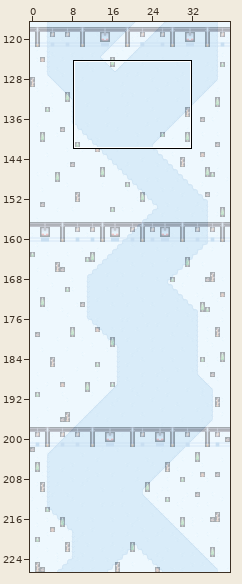
LDtk project: ski.ldtk. The picture above shows the old version from afar; the outline marks the close-up.
Close-up. Old version:
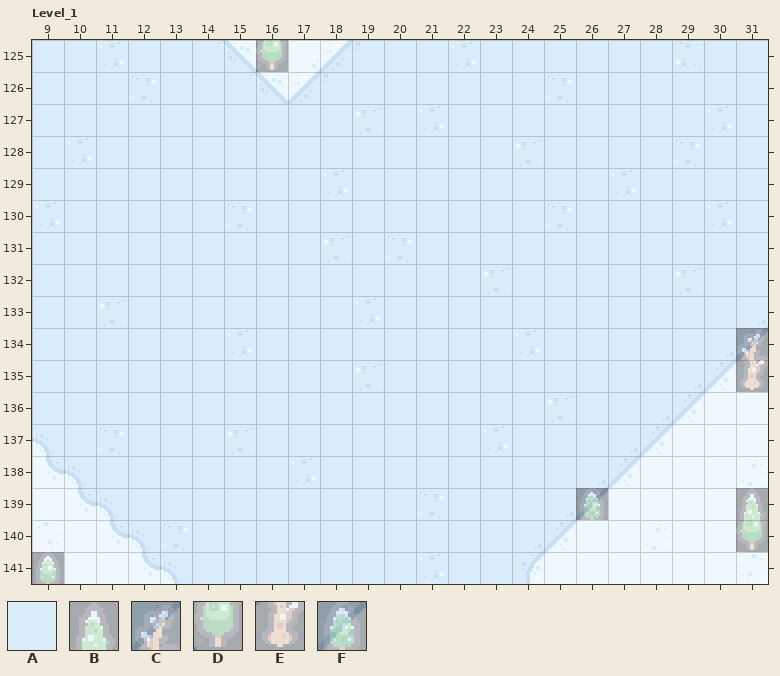
Cells are 16x16 px. Shown: Level_1 x 9..31, y 125..141. The commit also changed other parts of the map, which this record leaves out.
Key: from "SkiTiles": A 0, B 6, C 7, D 18, E 19, F 30.
_ is an empty cell.
Layers that did not change in this view are not listed.
Layer "Layer_1" before, first column x 9:
125 AAAAAAADAAAAAAAAAAAAAAA
126 AAAAAAAAAAAAAAAAAAAAAAA
127 AAAAAAAAAAAAAAAAAAAAAAA
128 AAAAAAAAAAAAAAAAAAAAAAA
129 AAAAAAAAAAAAAAAAAAAAAAA
130 AAAAAAAAAAAAAAAAAAAAAAA
131 AAAAAAAAAAAAAAAAAAAAAAA
132 AAAAAAAAAAAAAAAAAAAAAAA
133 AAAAAAAAAAAAAAAAAAAAAAA
134 AAAAAAAAAAAAAAAAAAAAAAC
135 AAAAAAAAAAAAAAAAAAAAAAE
136 AAAAAAAAAAAAAAAAAAAAAAA
137 AAAAAAAAAAAAAAAAAAAAAAA
138 AAAAAAAAAAAAAAAAAAAAAAA
139 AAAAAAAAAAAAAAAAAFAAAAB
140 AAAAAAAAAAAAAAAAAAAAAAD
141 FAAAAAAAAAAAAAAAAAAAAAA
Once edited:
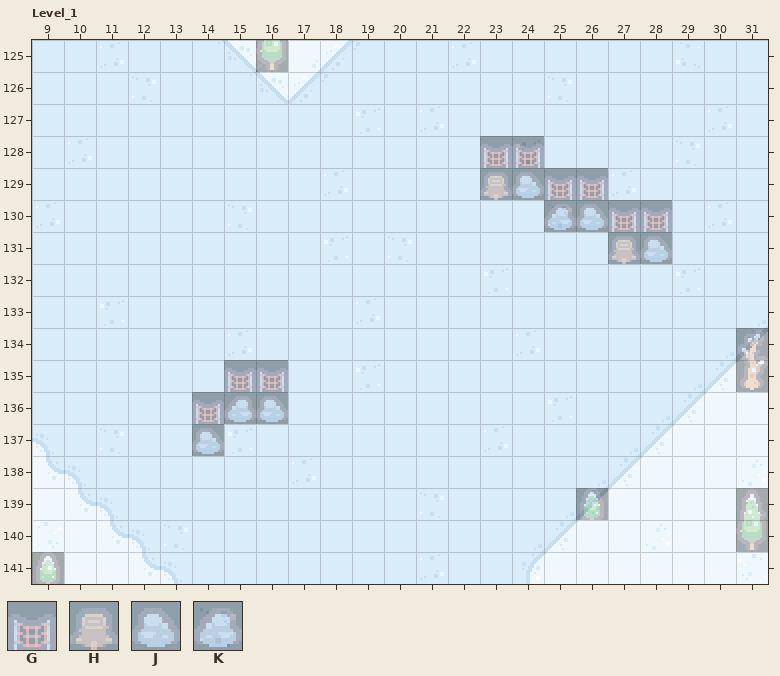
Further tiles: from "SkiTiles": G 10, H 47, J 81, K 81 flipped left-right.
See-through tiles are keyed as they look on the map.
Diff:
Layer "Layer_1":
The edit turns tile A into tile G in row 128 at x 23 to 24; in row 129 at x 25 to 26; in row 130 at x 27 to 28; in row 135 at x 15 to 16; in row 136 at x 14.
The edit turns tile A into tile H in row 129 at x 23; in row 131 at x 27.
The edit turns tile A into tile J in row 129 at x 24; in row 130 at x 26; in row 131 at x 28; in row 136 at x 16; in row 137 at x 14.
The edit turns tile A into tile K in row 130 at x 25; in row 136 at x 15.
Where, in picture pixels (left, top, right, bottom), the same in both close-ups:
changed: (480, 136, 672, 264)
changed: (192, 360, 288, 456)
